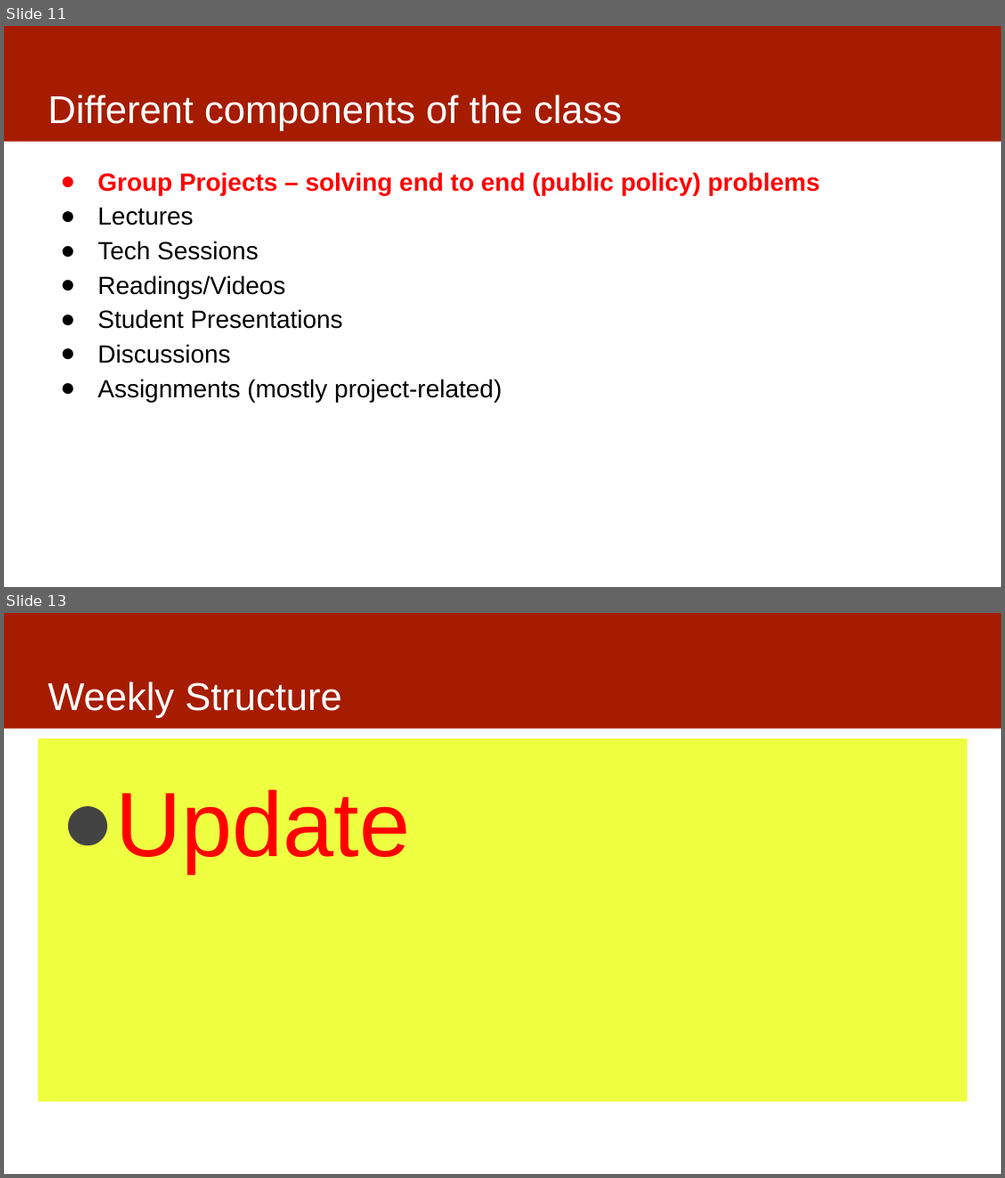
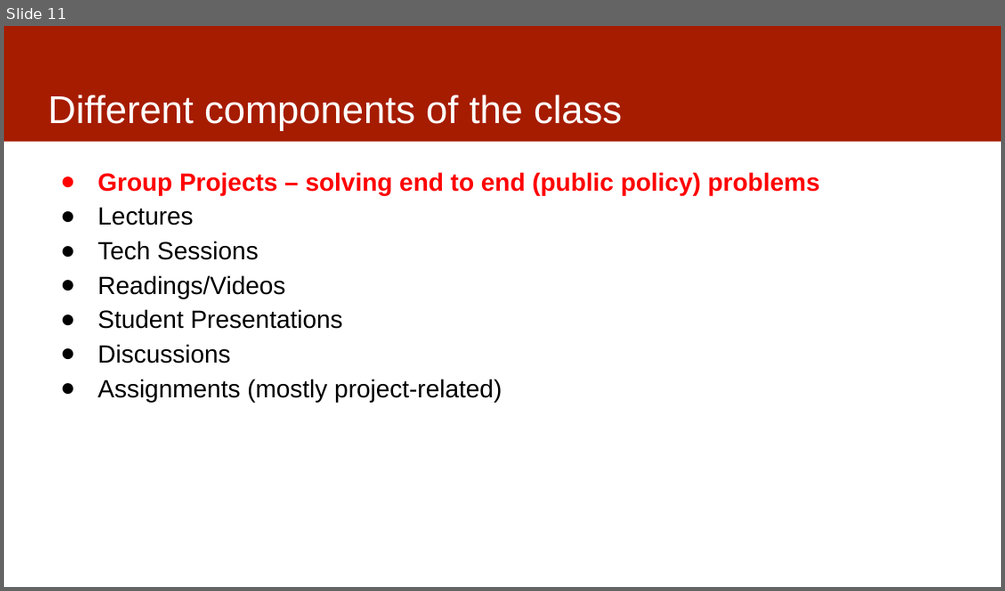
Before and after one commit to dssg/mlforpublicpolicylab, a slide deck: 01 - Intro and Scoping/ClassOverview.pptx. Shown one above the other, each under a label of ours: slides 11 and 13 before the commit, slide 11 after it; the slides between them are not shown. The pictures are 1005x1178 and 1005x591 pixels, drawn with LibreOffice and Linux fonts; fonts in the diff are those of the drawing. Boxes give left, top, right and bottom in pixels: in the first picture for what was removed or moved away, otherwise in the second. Text is boxed around its words. In the diff, an @@ line names an element or a change of style, - is before the commit and + after.

```diff
--- a/01 - Intro and Scoping/ClassOverview.pptx
+++ b/01 - Intro and Scoping/ClassOverview.pptx
@@ slide 13 removed at (4,613,1001,1174), background #FFFFFF; not listed: 1 template element that a slide beside it also shows @@
@@ title removed at (48,682,342,718) @@
-Weekly Structure
@@ text removed at (38,738,967,1111) @@
-● Update
```
Also in this commit, not shown: 8 slides changed.
